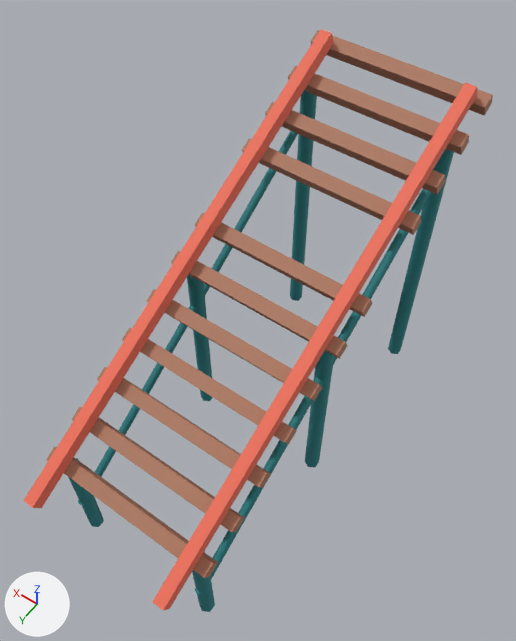
One commit to the glTF model games/brightway-park/public/art/models/track_slope_up.glb: the scene before it, then after it.
The view is the same before and after, from a 50 mm camera at (-2.1, 2.88, 6.39) aimed at (0.04, -0.12, 1.68). Arrows for +X, +Y and +Z are at lower left; the lights stay in place. The older version comes first. Where no turn or scale is listed for an object, it has been applied to the vertices.

Names of what the first picture shows: 'track_slope_up_0', 'track_slope_up_1', 'track_slope_up_2'.
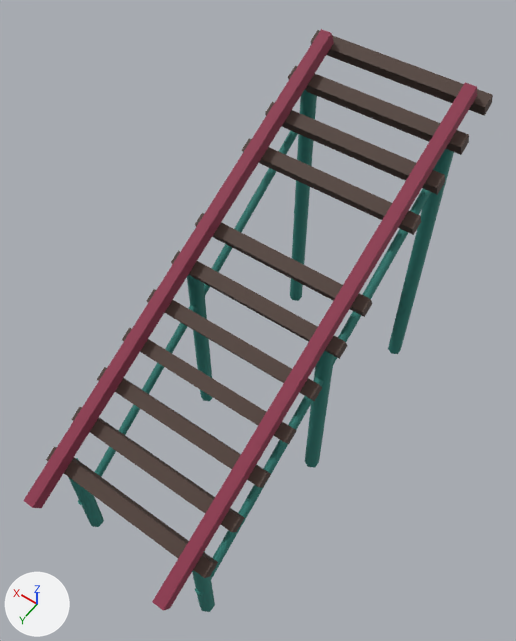
Changed parts and their boxes (x1, y1, x2, y2) in the pictures (516 x 641 px):
'track_slope_up_1', recoloured
    both: (46, 30, 493, 578)
'track_slope_up_0', recoloured
    both: (23, 29, 477, 610)

The change in detail:
Material 'Material_0' (mat_material_0) changes colour from red #ef7059 to red #8c2f4a; in linear values from (0.863, 0.162, 0.0999) to (0.262, 0.0284, 0.0685).
Material 'Material_1' (mat_material_1) changes colour from brown #ad7960 to brown #4d3b33; in linear values from (0.418, 0.191, 0.117) to (0.0742, 0.0437, 0.0331).
